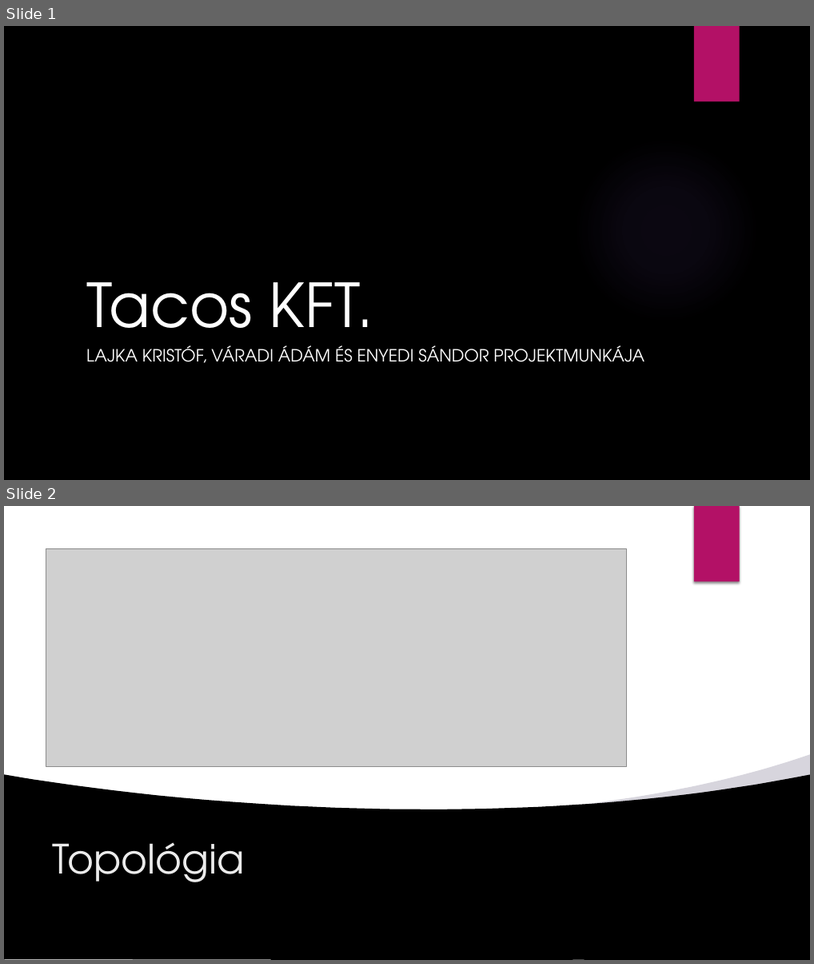
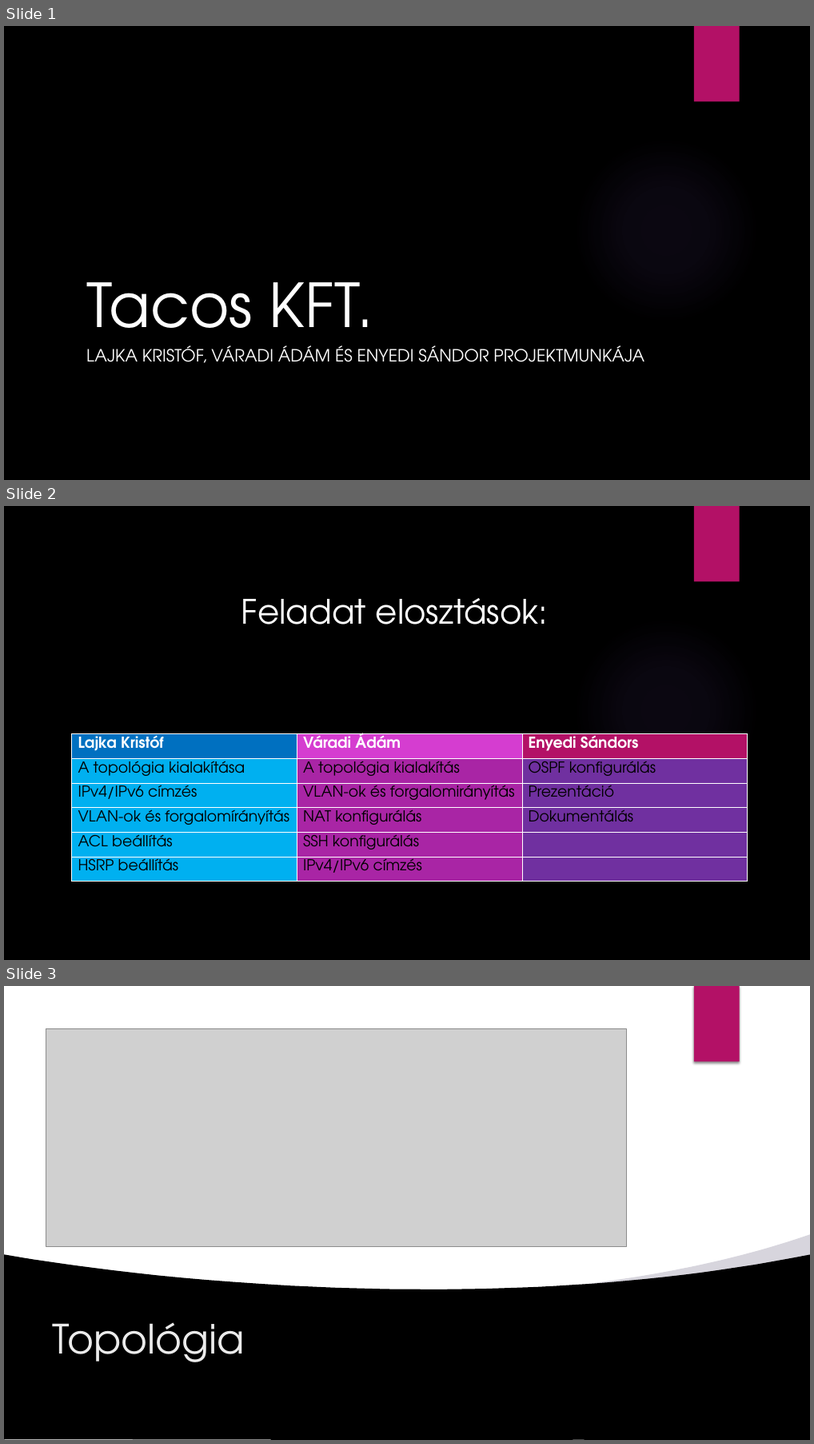
Before and after one commit to LajkaK2006/BorsodNet, a slide deck: Tacos KFT.pptx. Shown one above the other, each under a label of ours: slides 1 and 2 before the commit, slides 1, 2 and 3 after it. The pictures are 814x964 and 814x1444 pixels, drawn with LibreOffice and Linux fonts; fonts in the diff are those of the drawing; grey boxes stand for pictures; background and template pictures are left out. Boxes give left, top, right and bottom in pixels: in the first picture for what was removed or moved away, otherwise in the second. Text is boxed around its words. In the diff, an @@ line names an element or a change of style, - is before the commit and + after.

```diff
--- a/Tacos KFT.pptx
+++ b/Tacos KFT.pptx
@@ slide 2 added at [4,506,810,960], background picture (left out); not listed: 2 template elements that a slide beside it also shows @@
@@ text added at [242,598,549,624], 40 pt, text #FFFFFF @@
+Feladat elosztások:
@@ table added at [72,734,747,881], 6 rows, 3 columns @@
+Lajka Kristóf | Váradi Ádám | Enyedi Sándors
+A topológia kialakítása | A topológia kialakítás | OSPF konfigurálás
+IPv4/IPv6 címzés | VLAN-ok és forgalomirányítás | Prezentáció
+VLAN-ok és forgalomírányítás | NAT konfigurálás | Dokumentálás
+ACL beállítás | SSH konfigurálás | 
+HSRP beállítás | IPv4/IPv6 címzés | 
@@ what was slide 2 is now slide 3 @@
```
Also in this commit, not shown: 2 slides changed.
